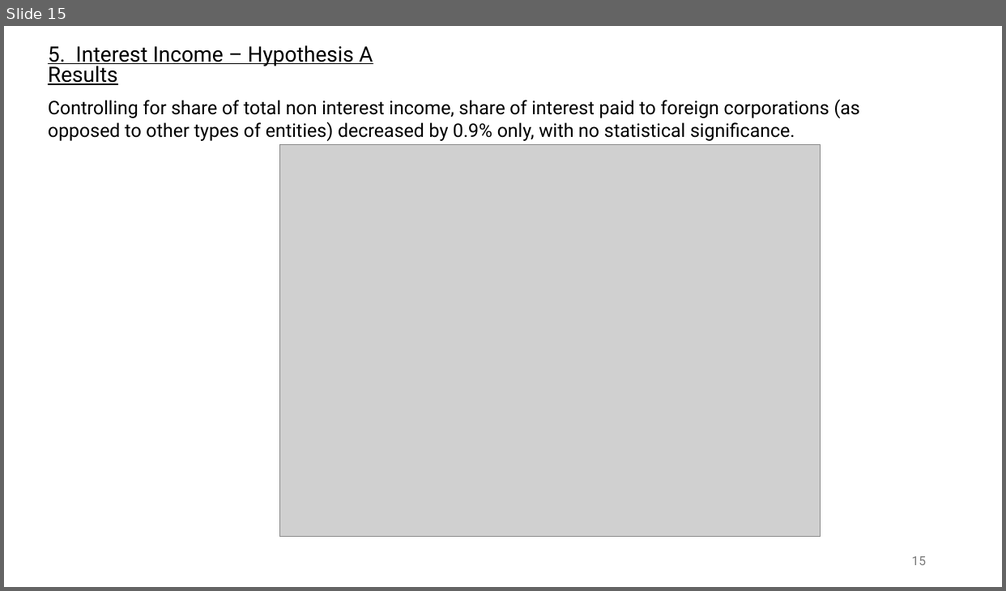
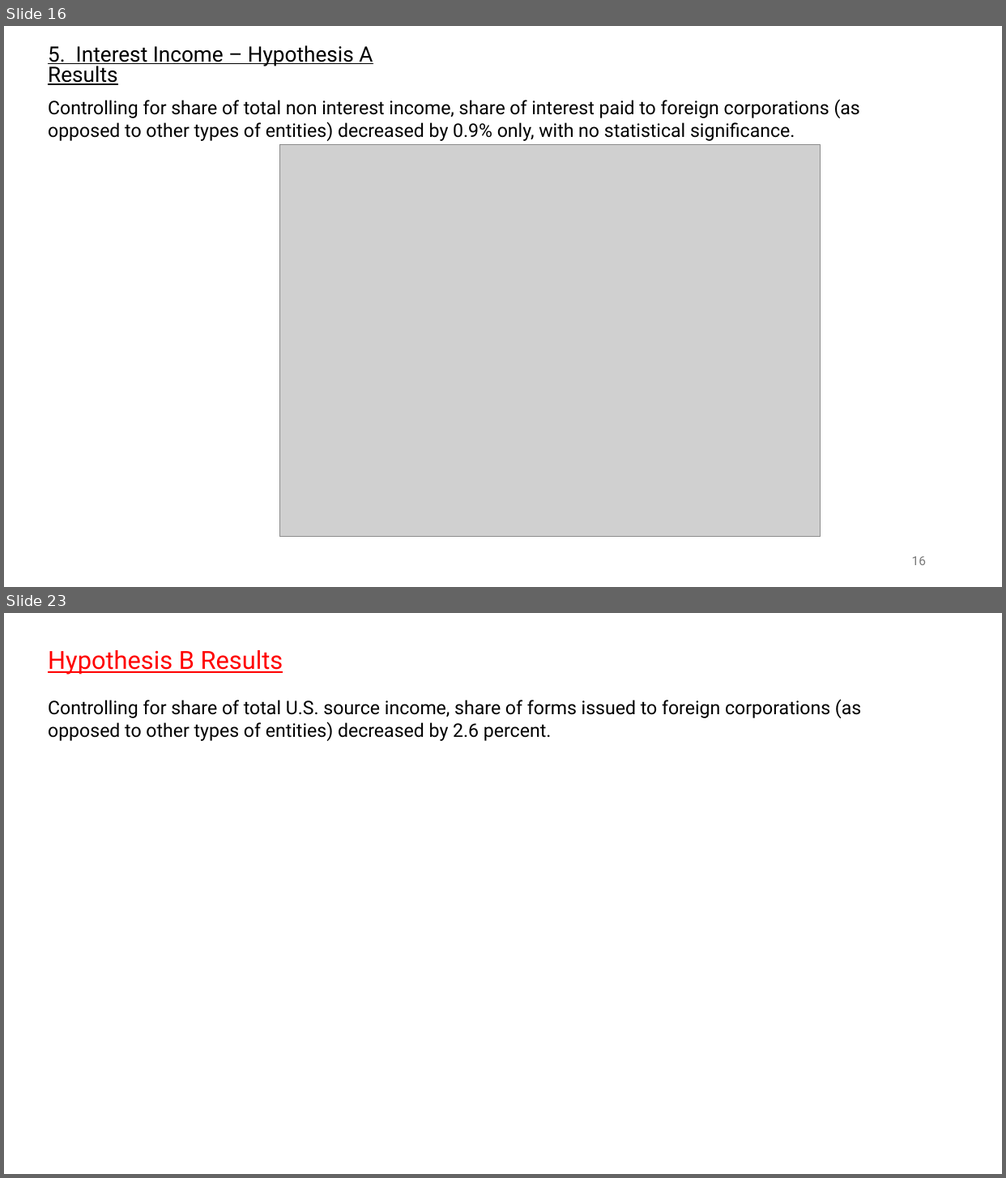
Before and after one commit to carolsmithwang/foreign_recipients, a slide deck: Direct lending funds before and after TCJA 10-10-25.pptx. Shown one above the other, each under a label of ours: slide 15 before the commit, slides 16 and 23 after it; the slides between them are not shown. The pictures are 1006x591 and 1006x1178 pixels, drawn with LibreOffice and Linux fonts; fonts in the diff are those of the drawing; grey boxes stand for pictures. Boxes give left, top, right and bottom in pixels: in the first picture for what was removed or moved away, otherwise in the second. Text is boxed around its words. In the diff, an @@ line names an element or a change of style, - is before the commit and + after.

Commit message:
Refining analysis
Refining analysis of share of interest income, clean dataframe, run new regressions

```diff
--- a/Direct lending funds before and after TCJA 10-10-25.pptx
+++ b/Direct lending funds before and after TCJA 10-10-25.pptx
@@ slide 23 added at [4, 613, 1002, 1174], background #FFFFFF @@
@@ text added at [48, 650, 283, 675], 24 pt, text #FF0000, underline @@
+Hypothesis B Results
@@ text added at [48, 699, 861, 741], 18 pt, text #000000 @@
+Controlling for share of total U.S. source income, share of forms issued to foreign corporations (as opposed to other types of entities) decreased by 2.6 percent.
@@ what was slide 15 is now slide 16 @@
```
Also in this commit, not shown: 1 slide changed, 7 other slides added, 26 other files.
